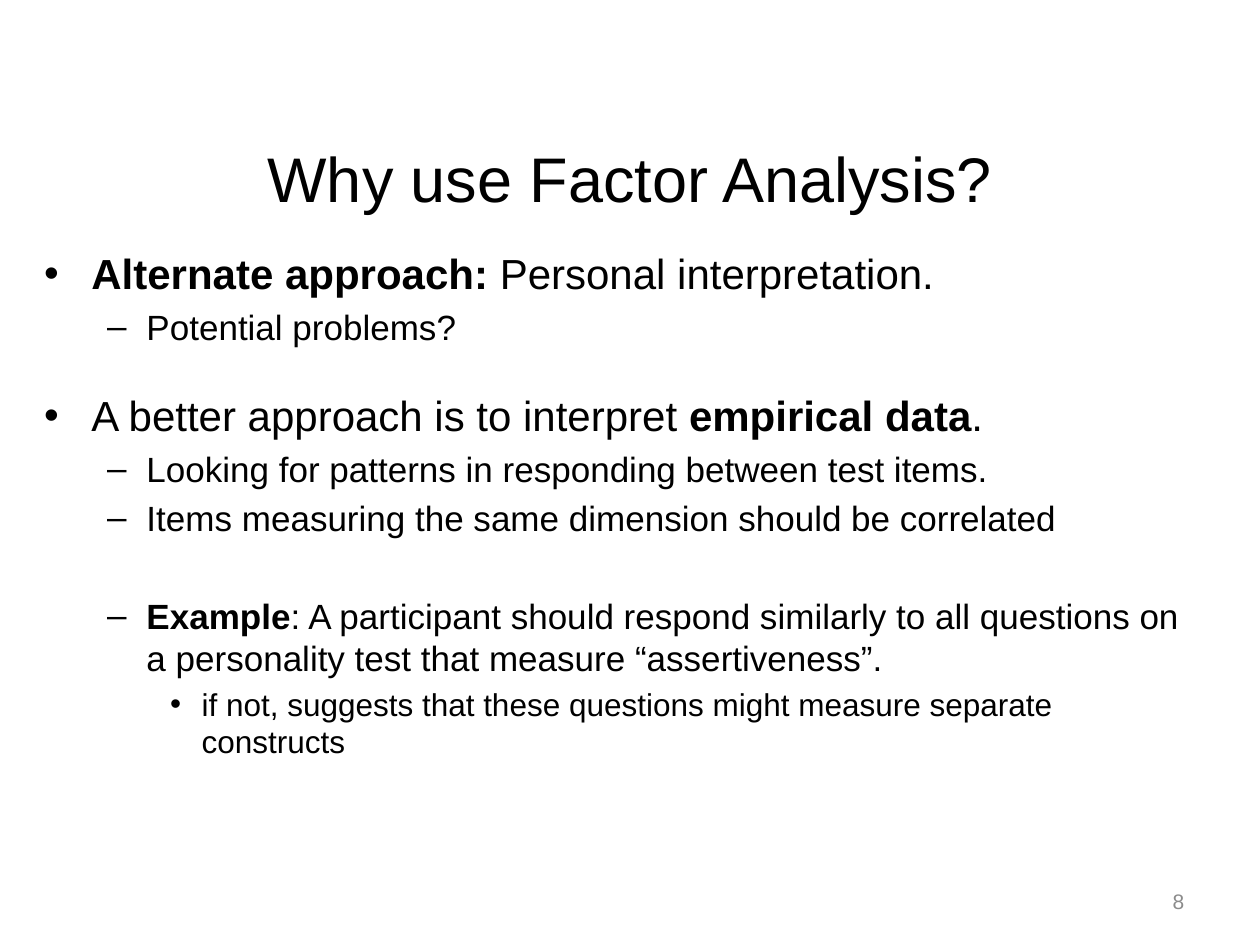
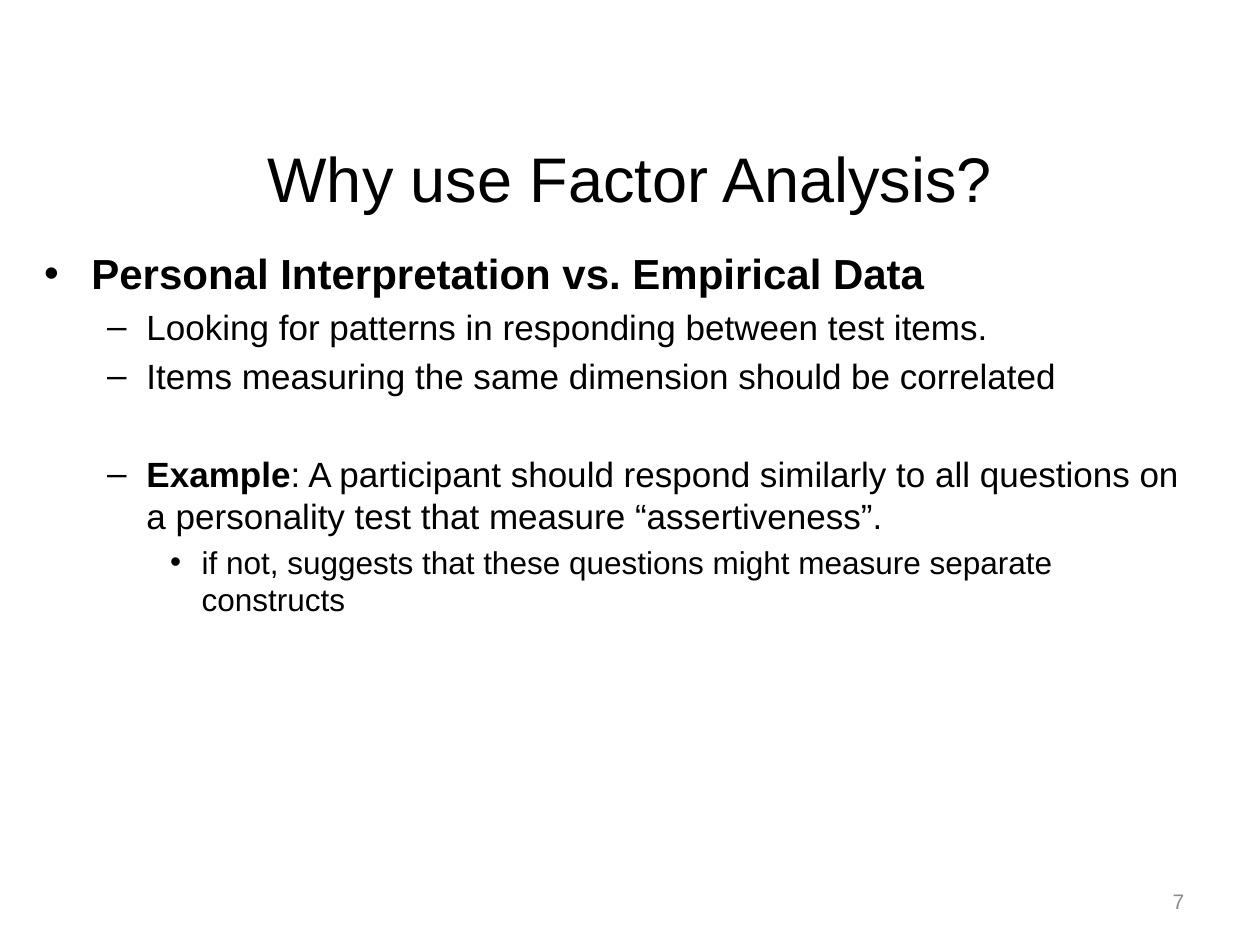
Before and after one commit to npm27/Teaching-Materials, a slide deck: slide 7 of Tests and Eval/Fall 25/Slides/12 Chapter 4 Part 2.pptx (slide 8 before the commit). Drawn at 1260x945 pixels with LibreOffice and Linux fonts; fonts in the diff are those of the drawing. Boxes give left, top, right and bottom in pixels: in the first picture for what was removed or moved away, otherwise in the second. Text is boxed around its words. In the diff, an @@ line names an element or a change of style, - is before the commit and + after.

```diff
--- a/Tests and Eval/Fall 25/Slides/12 Chapter 4 Part 2.pptx
+++ b/Tests and Eval/Fall 25/Slides/12 Chapter 4 Part 2.pptx
@@ text at bbox=[91, 258, 924, 298]: text changed; bold on @@
-• Alternate approach: Personal interpretation.
-  – Potential problems?
-• A better approach is to interpret empirical data.
+• Personal Interpretation vs. Empirical Data
@@ page number at bbox=[1173, 894, 1185, 909]: text changed @@
-8
+7
```
Also in this commit, not shown: 13 other slides changed, 8 slides removed.
